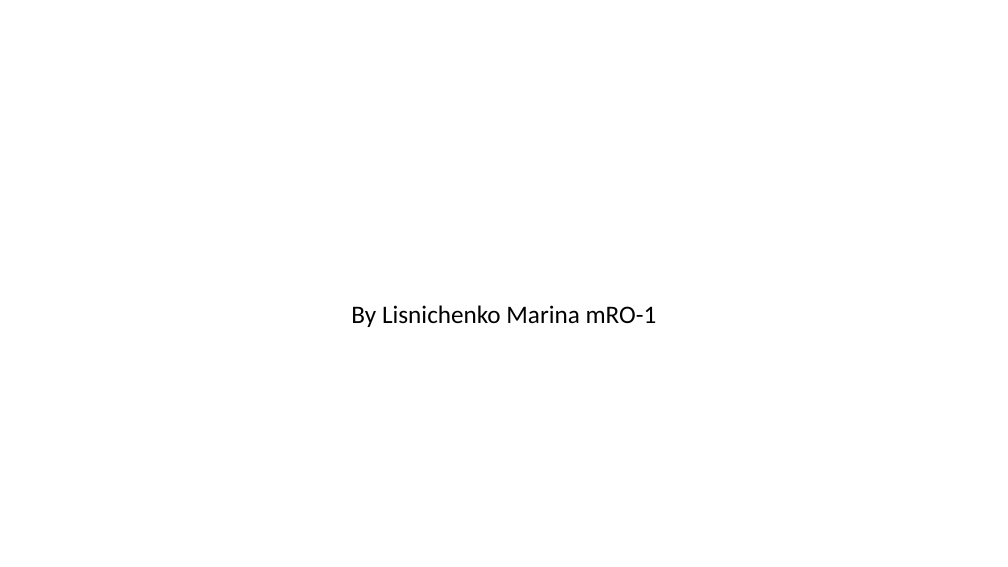
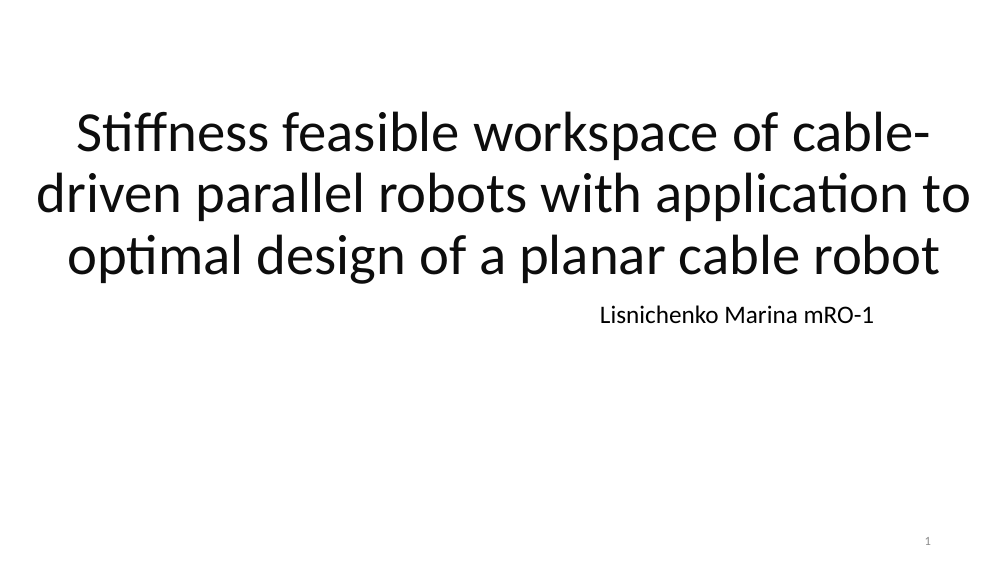
Before and after one commit to UralmashFox/VJM_MSA, a slide deck: slide 1 of paper.pptx. Drawn at 1008x567 pixels with LibreOffice and Linux fonts; fonts in the diff are those of the drawing. Boxes give left, top, right and bottom in pixels: in the first picture for what was removed or moved away, otherwise in the second. Text is boxed around its words. In the diff, an @@ line names an element or a change of style, - is before the commit and + after.

```diff
--- a/paper.pptx
+++ b/paper.pptx
@@ title added at (37, 111, 971, 284), 54 pt, text #0D0D0D @@
+Stiffness feasible workspace of cable-driven parallel robots with application to optimal design of a planar cable robot
@@ subtitle at (600, 305, 875, 323): text changed @@
-By Lisnichenko Marina mRO-1
+Lisnichenko Marina mRO-1
@@ page number added at (925, 537, 931, 545), 12 pt, text #8C8C8C @@
+1
```
Also in this commit, not shown: 19 other slides changed, 1 slide added, 1 slide removed, 1 other file.
